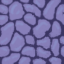
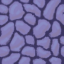
Two versions of the same layered image (64x64). Layer-by-layer changes:
added group "Layer Group" with 3 layers above "V6 var 4" over [0, 0, 64, 64]
added layer "V7 Gap" (85%) in group "Layer Group" over [0, 0, 64, 64]
renamed "V7" to "V7 highlight", opacity 100% → 71%, moved it into group "Layer Group", painted on it over [0, 0, 64, 64]
added layer "V7 shadow" (78%) in group "Layer Group" over [0, 0, 64, 60]
